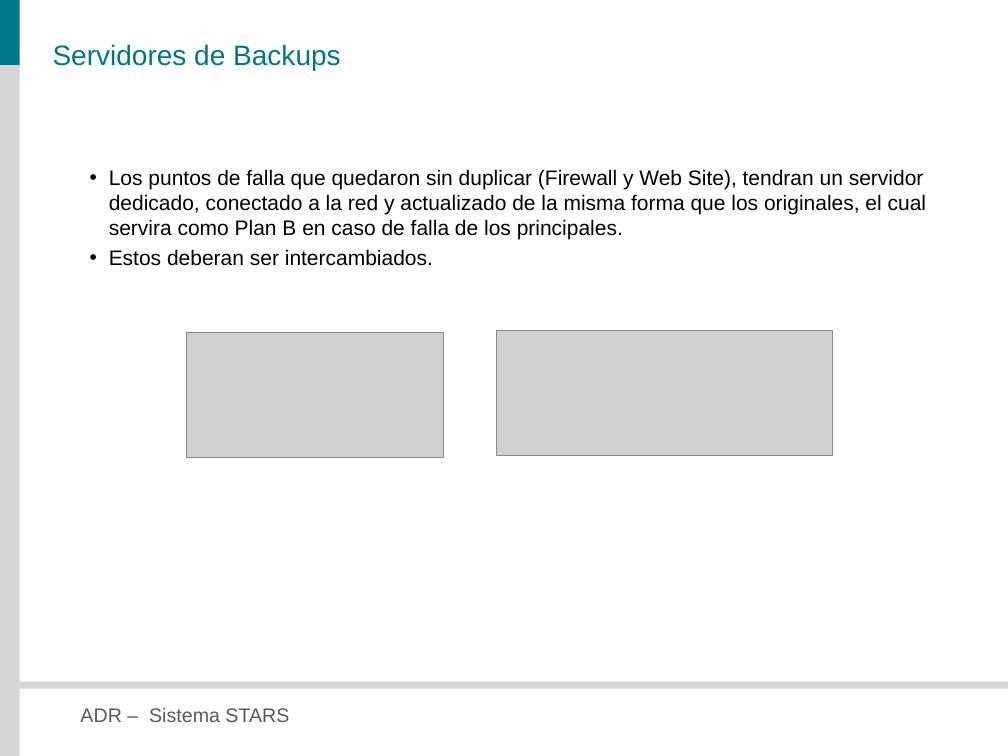
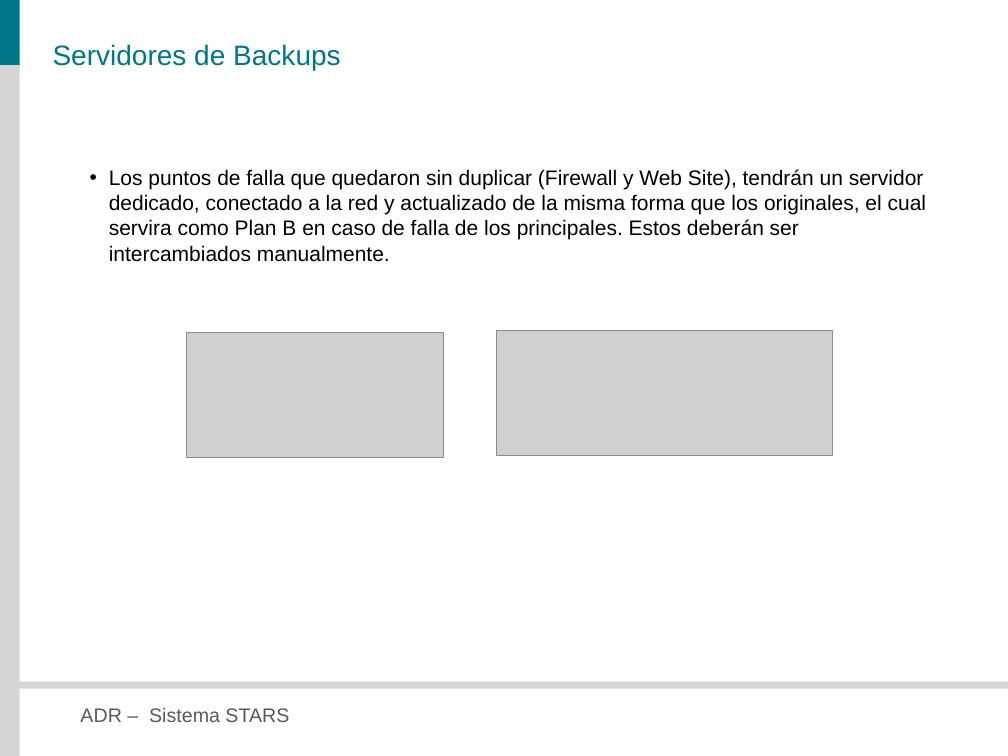
Before and after one commit to veritoreinoso/adr-2010, a slide deck: slide 20 of Presentacion.pptx (slide 19 before the commit). Drawn at 1008x756 pixels with LibreOffice and Linux fonts; fonts in the diff are those of the drawing; grey boxes stand for pictures. Boxes give left, top, right and bottom in pixels: in the first picture for what was removed or moved away, otherwise in the second. Text is boxed around its words. In the diff, an @@ line names an element or a change of style, - is before the commit and + after.

```diff
--- a/Presentacion.pptx
+++ b/Presentacion.pptx
@@ text at box(109, 169, 926, 262): text changed @@
-• Los puntos de falla que quedaron sin duplicar (Firewall y Web Site), tendran un servidor dedicado, conectado a la red y actualizado de la misma forma que los originales, el cual servira como Plan B en caso de falla de los principales.
-• Estos deberan ser intercambiados.
+• Los puntos de falla que quedaron sin duplicar (Firewall y Web Site), tendrán un servidor dedicado, conectado a la red y actualizado de la misma forma que los originales, el cual servira como Plan B en caso de falla de los principales. Estos deberán ser intercambiados manualmente.
```
Also in this commit, not shown: 11 other slides changed, 2 slides added.
